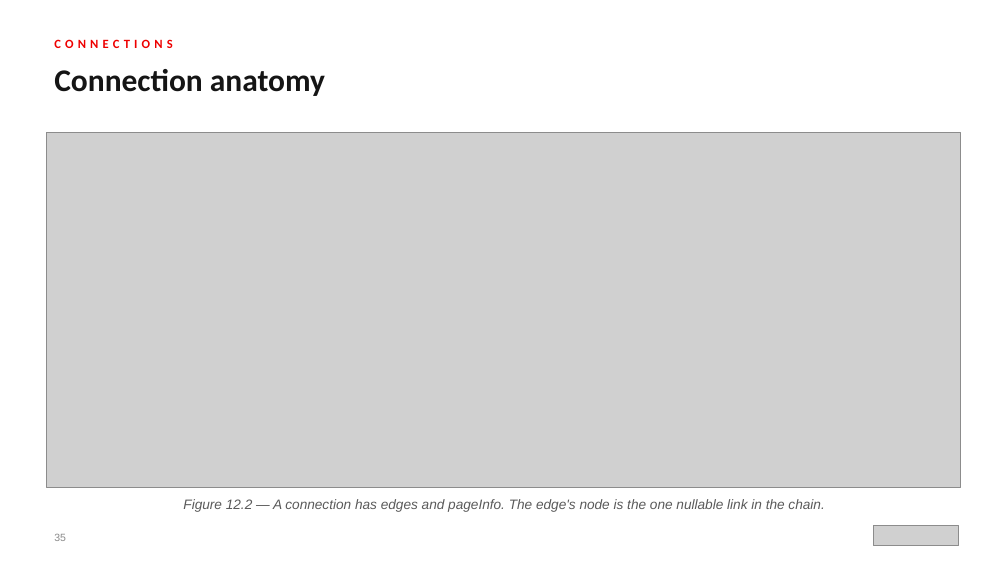
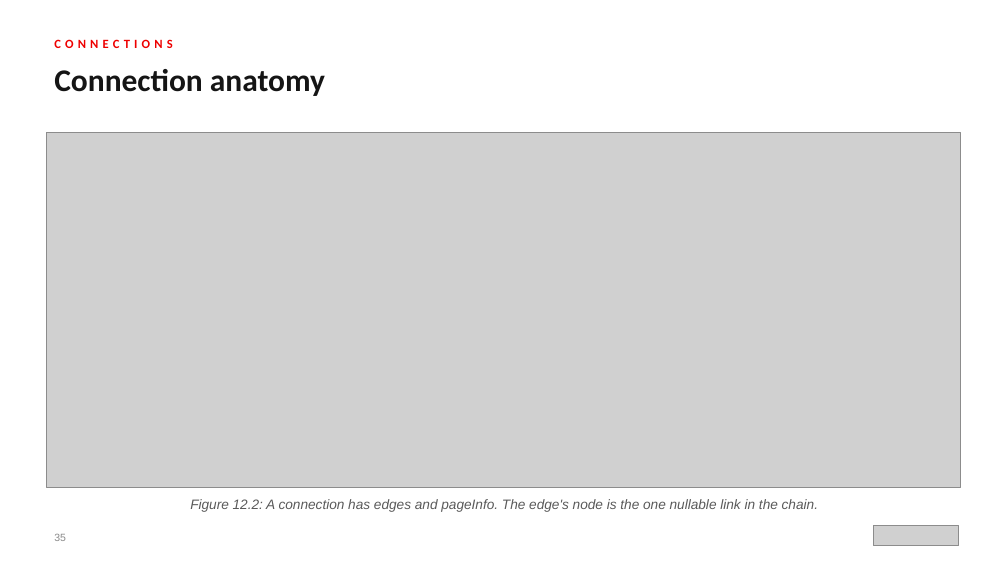
Before and after one commit to patterncatalyst/api-patterns-and-practices-graphql, a slide deck: slide 35 of presentation/api-patterns-graphql-100/api-patterns-graphql-100.pptx. Drawn at 1008x567 pixels with LibreOffice and Linux fonts; fonts in the diff are those of the drawing; grey boxes stand for pictures. Boxes give left, top, right and bottom in pixels: in the first picture for what was removed or moved away, otherwise in the second. Text is boxed around its words. In the diff, an @@ line names an element or a change of style, - is before the commit and + after.

```diff
--- a/presentation/api-patterns-graphql-100/api-patterns-graphql-100.pptx
+++ b/presentation/api-patterns-graphql-100/api-patterns-graphql-100.pptx
@@ text at [190,499,818,512]: text changed @@
-Figure 12.2 — A connection has edges and pageInfo. The edge's node is the one nullable link in the chain.
+Figure 12.2: A connection has edges and pageInfo. The edge's node is the one nullable link in the chain.
```
Also in this commit, not shown: 47 other slides changed, 5 other files.
